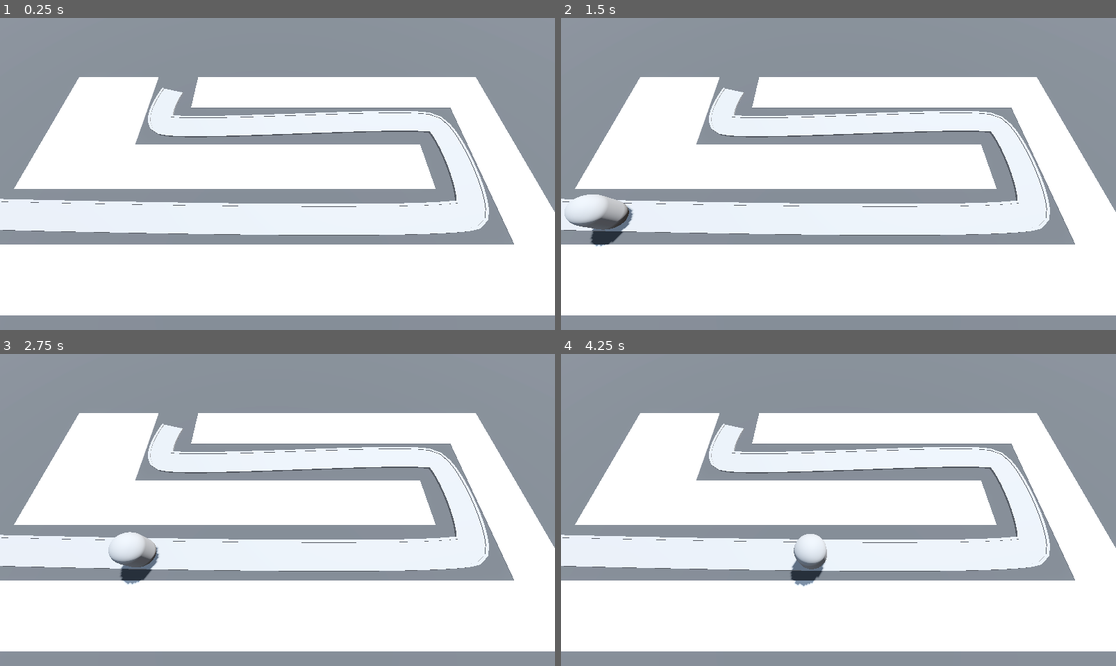
Above: before the commit, frames 1-4 (two rows, left to right).
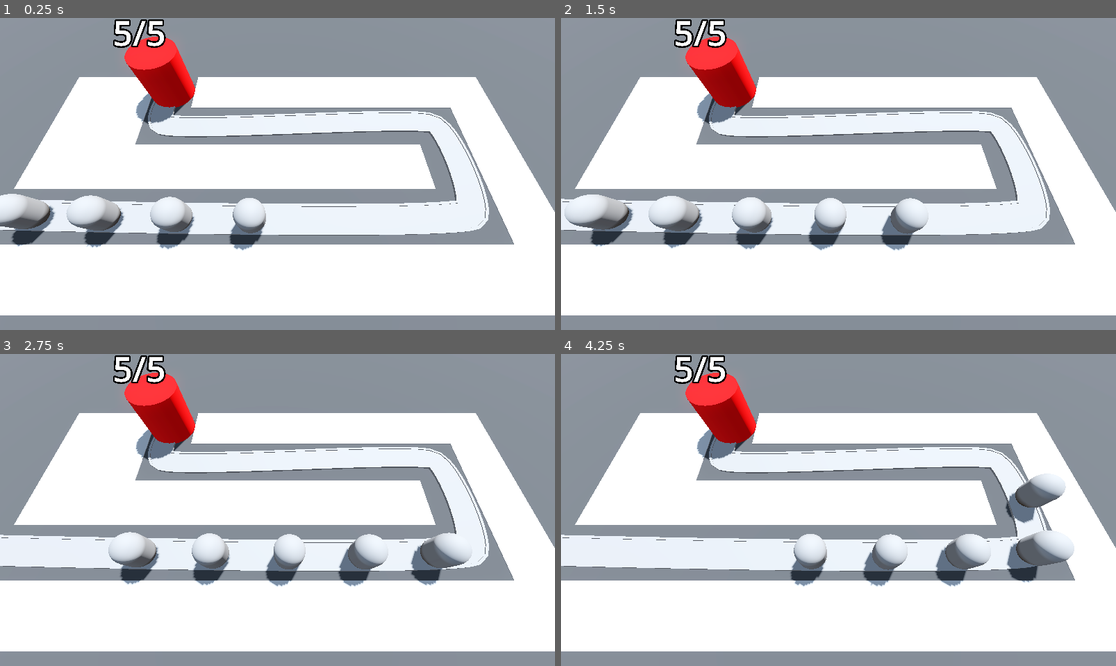
Above: after the commit, the same moments.

Repository: Declin-Anderson/Barbarian-Blaster
Game: Godot game, scene res://BaseLevel.tscn
The game is run twice, just before and just after one commit, with the same random seed, the same clock (stepped at 60 frames per second) and the same inputs.
Inputs:
- Up to frame 1 (0.25 s): no input
- Up to frame 2 (1.5 s): no input
- Up to frame 3 (2.75 s): no input
- Up to frame 4 (4.25 s): no input

The runs differ from the first frame. In frame 1, 5.9% of the frame differs, in the area x 0-48%, y 0-75%; in frame 2, 5.6%; in frame 3, 5.8%; in frame 4, 6.4%, in the area x 20-93%, y 0-75%.

Commit message:
Health value added to base and changing the health when enemies attack

Diff:
--- /dev/null
+++ b/Base/base.gd
@@ -0,0 +1,23 @@
+extends Node3D
+
+@export var max_health: int = 5
+
+var current_health: int:
+	set(health_in):
+		current_health = health_in
+		label_3d.text = str(current_health) + "/" + str(max_health)
+		var red: Color = Color.RED
+		var white: Color = Color.WHITE
+		var blendedcolor = red.lerp(white, float(current_health) / float(max_health))
+		label_3d.modulate = blendedcolor
+		if current_health < 1:
+			get_tree().reload_current_scene()
+
+
+@onready var label_3d: Label3D = $Label3D
+
+func _ready() -> void:
+	current_health = max_health
+
+func take_damage() -> void:
+	current_health -= 1
--- /dev/null
+++ b/Base/base.tscn
@@ -0,0 +1,24 @@
+[gd_scene load_steps=3 format=3 uid="uid://c5ao1oydtg25s"]
+
+[ext_resource type="Script" path="res://Base/base.gd" id="1_a1mus"]
+
+[sub_resource type="StandardMaterial3D" id="StandardMaterial3D_vg1y5"]
+albedo_color = Color(1, 0, 0, 1)
+
+[node name="Base" type="Node3D" groups=["base"]]
+transform = Transform3D(1, 0, 0, 0, 1, 0, 0, 0, 1, -10, 0, -6)
+script = ExtResource("1_a1mus")
+
+[node name="CSGCylinder3D" type="CSGCylinder3D" parent="."]
+transform = Transform3D(1, 0, 0, 0, 1, 0, 0, 0, 1, 0, 2, 0)
+radius = 2.0
+height = 4.0
+sides = 32
+material = SubResource("StandardMaterial3D_vg1y5")
+
+[node name="Label3D" type="Label3D" parent="."]
+transform = Transform3D(1, 0, 0, 0, 1, 0, 0, 0, 1, 0, 5.5, 0)
+billboard = 1
+text = "5"
+font_size = 500
+outline_size = 100
--- a/BaseLevel.tscn
+++ b/BaseLevel.tscn
@@ -1,7 +1,8 @@
-[gd_scene load_steps=8 format=3 uid="uid://d1ah2nq55gt07"]
+[gd_scene load_steps=9 format=3 uid="uid://d1ah2nq55gt07"]
 
 [ext_resource type="MeshLibrary" uid="uid://lmj7mnxr1cr7" path="res://MeshLibraries/SpaceLibrary.tres" id="1_husv4"]
 [ext_resource type="PackedScene" uid="uid://bek4hhiux4fpr" path="res://Enemy/enemy.tscn" id="2_en7hd"]
+[ext_resource type="PackedScene" uid="uid://c5ao1oydtg25s" path="res://Base/base.tscn" id="3_d78lr"]
 
 [sub_resource type="ProceduralSkyMaterial" id="ProceduralSkyMaterial_gcvu3"]
 sky_horizon_color = Color(0.64625, 0.65575, 0.67075, 1)
@@ -95,4 +96,22 @@
 path_joined = false
 
 [node name="Enemy" parent="Path3D" instance=ExtResource("2_en7hd")]
+transform = Transform3D(-0.0116633, 0, -0.999932, 0, 1, 0, 0.999932, 0, -0.0116633, -2.87515, 0, 6.53314)
+progress = 20.0
+
+[node name="Enemy2" parent="Path3D" instance=ExtResource("2_en7hd")]
+transform = Transform3D(-0.0165679, 0, -0.999863, 0, 1, 0, 0.999863, 0, -0.0165679, -7.87465, 0, 6.46187)
+progress = 15.0
+
+[node name="Enemy3" parent="Path3D" instance=ExtResource("2_en7hd")]
+transform = Transform3D(-0.0202706, 0, -0.999795, 0, 1, 0, 0.999795, 0, -0.0202706, -12.8739, 0, 6.36943)
+progress = 10.0
+
+[node name="Enemy4" parent="Path3D" instance=ExtResource("2_en7hd")]
+transform = Transform3D(-0.0234327, 0, -0.999725, 0, 1, 0, 0.999725, 0, -0.0234327, -17.8727, 0, 6.26007)
+progress = 5.0
+
+[node name="Enemy5" parent="Path3D" instance=ExtResource("2_en7hd")]
 transform = Transform3D(-4.37114e-08, 0, -1, 0, 1, 0, 1, 0, -4.37114e-08, -22.871, 0, 6.13437)
+
+[node name="Base" parent="." instance=ExtResource("3_d78lr")]
--- a/Enemy/enemy.gd
+++ b/Enemy/enemy.gd
@@ -2,7 +2,12 @@
 
 ## The Speed at which the enemy is walk every second
 @export var speed: float = 2.5
+@onready var base = get_tree().get_first_node_in_group("base")
 
 # Called every frame. 'delta' is the elapsed time since the previous frame.
 func _process(delta: float) -> void:
 	progress += delta * speed
+
+	if progress_ratio >= 1.0:
+		base.take_damage()
+		set_process(false)
Not shown: 4 places in MeshLibraries/SpaceLibrary.tres that only renumber resources
